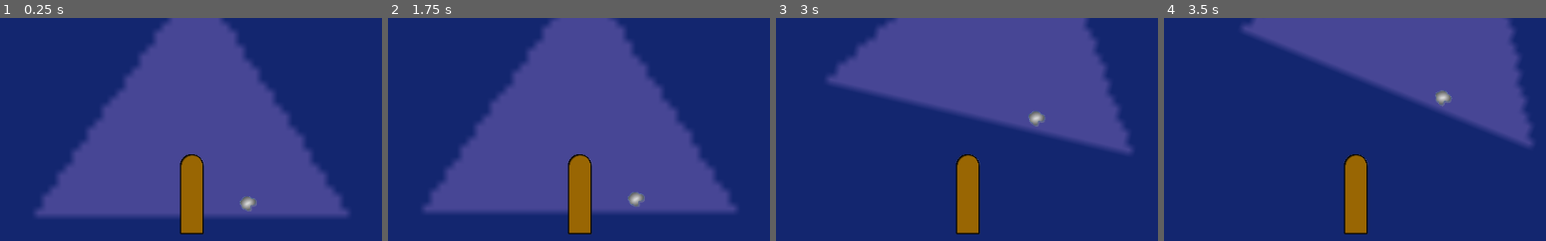
Above: before the commit, frames 1-4 (left to right).
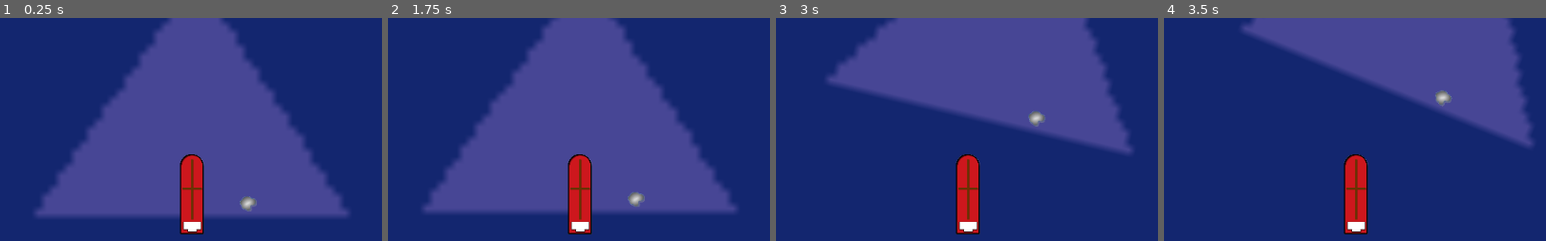
Above: after the commit, the same moments.

Repository: airwindows/ClusterFluff
Game: Godot game, scene res://root.tscn
Same seed, same stepped clock (60 frames per second), same inputs: the game is played once before the commit and once after it. The engine's default icon, where the game draws it, is replaced by a stand-in: a white triangle on a blue panel in a dark square.
Inputs:
- Up to frame 1 (0.25 s): no input
- Up to frame 2 (1.75 s): tap Enter at 0.5 s; hold Right (ui_right) 0.53-1.28 s; tap Space at 1.25 s; hold Down (ui_down) from 1.28 s (still down)
- Up to frame 3 (3 s): release Down (ui_down) at 2.03 s; hold Right (ui_right) 2.03-2.78 s; hold Up (ui_up) from 2.78 s (still down)
- Up to frame 4 (3.5 s): keep holding Up (ui_up)
The pictures show only the part of the screen within x 25-75%, y 10-60%; the shares and areas given below are measured in that part.

The runs differ from the first frame. In frame 1, 2.0% of the frame differs, in the area x 47-53%, y 61-97%; in frame 2, 2.0%; in frame 3, 2.0%; in frame 4, 2.0%.

Commit message:
Revised tanker sprite with more detail

Diff:
--- a/root.tscn
+++ b/root.tscn
@@ -4,7 +4,7 @@
 [ext_resource path="res://Rock.tscn" type="PackedScene" id=2]
 [ext_resource path="res://icon.png" type="Texture" id=3]
 
-[node name="root" type="Node2D"]
+[node name="root" type="Node2D" index="0"]
 
 position = Vector2( 2, 2 )
 _sections_unfolded = [ "Transform" ]
Binary file changed: Tanker.png
Not shown, changed: Tanker.png.import
Not shown, changed: Imagery.odg
